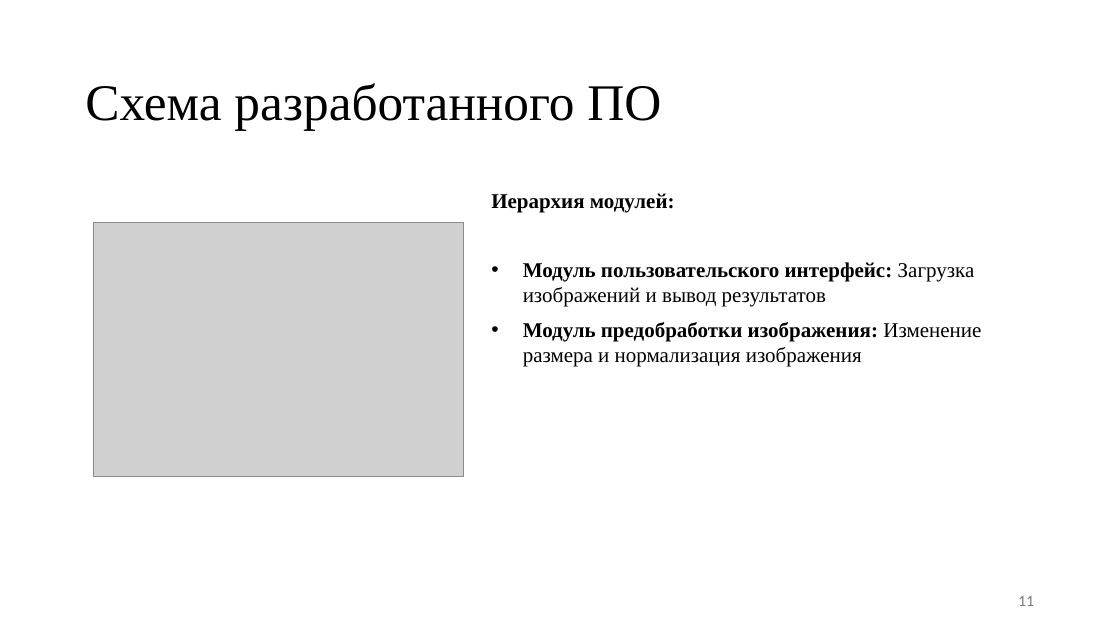
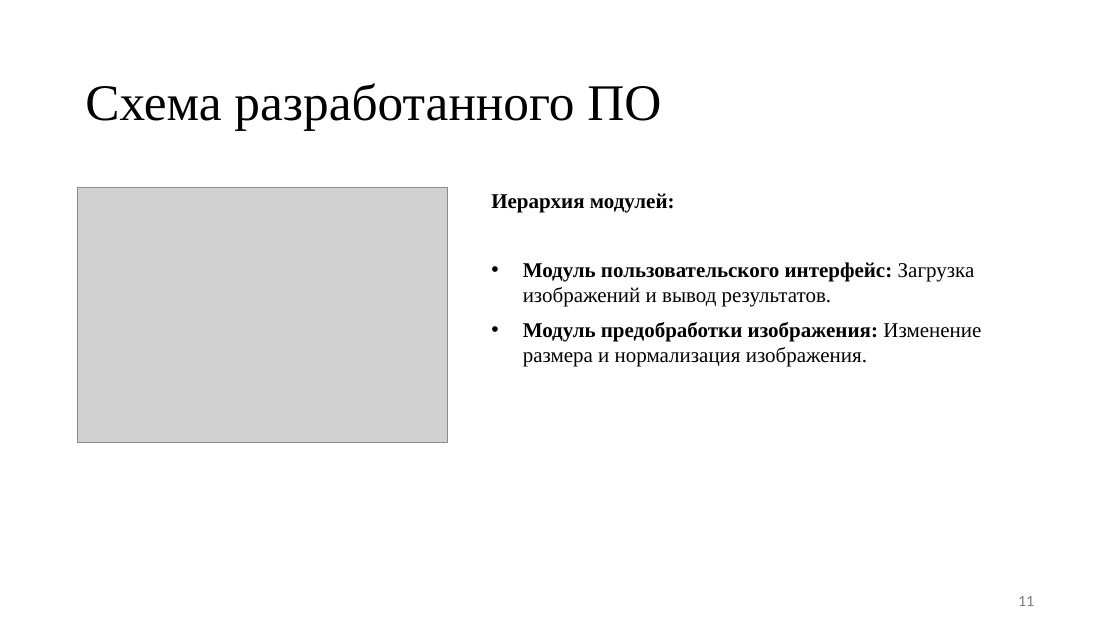
Before and after one commit to jokerva1010123/BMSTU-Diplom-Magis, a slide deck: slide 11 of presentation.pptx. Drawn at 1120x630 pixels with LibreOffice and Linux fonts; fonts in the diff are those of the drawing; grey boxes stand for pictures. Boxes give left, top, right and bottom in pixels: in the first picture for what was removed or moved away, otherwise in the second. Text is boxed around its words. In the diff, an @@ line names an element or a change of style, - is before the commit and + after.

```diff
--- a/presentation.pptx
+++ b/presentation.pptx
@@ picture moved from (x1=93, y1=222, x2=465, y2=476) to (x1=77, y1=187, x2=449, y2=442) @@
@@ text at (x1=523, y1=262, x2=981, y2=367): text changed @@
-• Модуль пользовательского интерфейс: Загрузка изображений и вывод результатов
-• Модуль предобработки изображения: Изменение размера и нормализация изображения
+• Модуль пользовательского интерфейс: Загрузка изображений и вывод результатов.
+• Модуль предобработки изображения: Изменение размера и нормализация изображения.
```
Also in this commit, not shown: 6 other slides changed, 27 other files.
